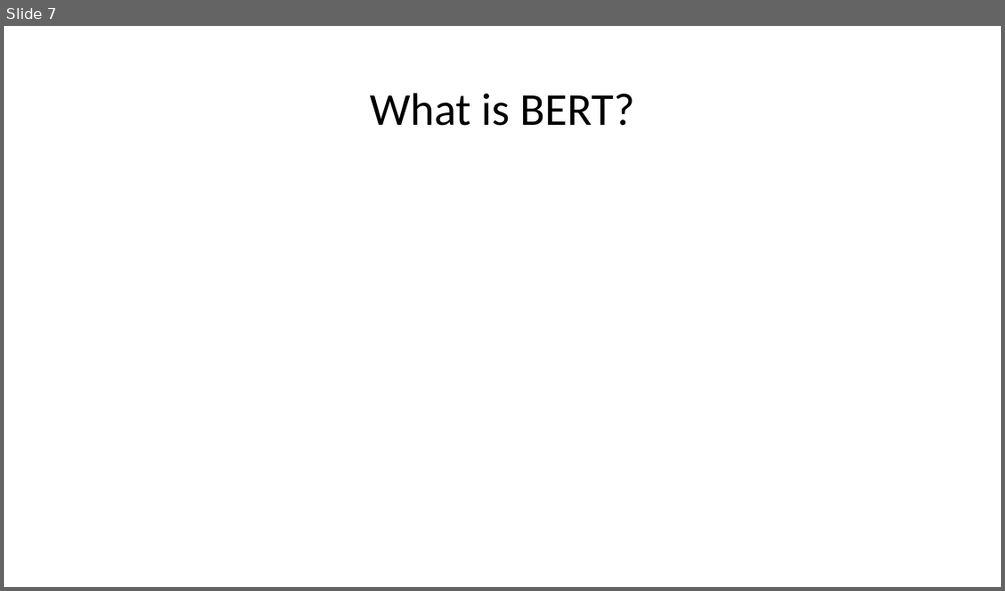
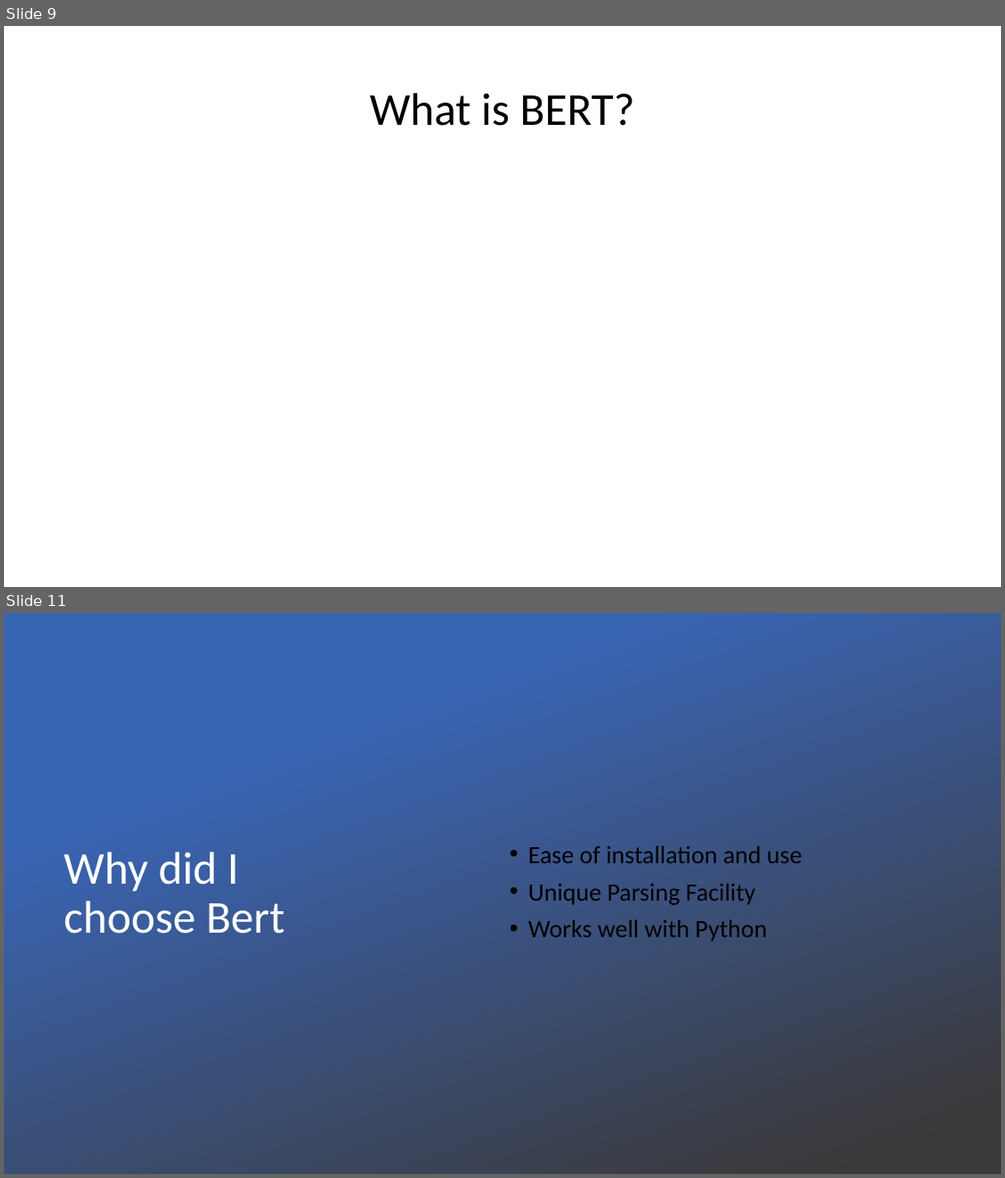
Before and after one commit to scottbing/SB_6000_NLP, a slide deck: Reverse Mad Libs.pptx. Shown one above the other, each under a label of ours: slide 7 before the commit, slides 9 and 11 after it; the slides between them are not shown. The pictures are 1005x591 and 1005x1178 pixels, drawn with LibreOffice and Linux fonts; fonts in the diff are those of the drawing; background and template pictures are left out. Boxes give left, top, right and bottom in pixels: in the first picture for what was removed or moved away, otherwise in the second. Text is boxed around its words. In the diff, an @@ line names an element or a change of style, - is before the commit and + after.

```diff
--- a/Reverse Mad Libs.pptx
+++ b/Reverse Mad Libs.pptx
@@ slide 11 added at (x1=4, y1=613, x2=1001, y2=1174), background picture (left out) @@
@@ rectangle added at (x1=4, y1=613, x2=1001, y2=1174), fill gradient #3965B5 to #3B3838 @@
@@ title added at (x1=64, y1=852, x2=284, y2=933), 44 pt, text #FFFFFF @@
+Why did I choose Bert
@@ text added at (x1=528, y1=845, x2=802, y2=941), 24 pt, text #000000 @@
+• Ease of installation and use
+• Unique Parsing Facility
+• Works well with Python
@@ what was slide 7 is now slide 9 @@
```
Also in this commit, not shown: 3 slides changed, 3 other slides added, 1 other file.
